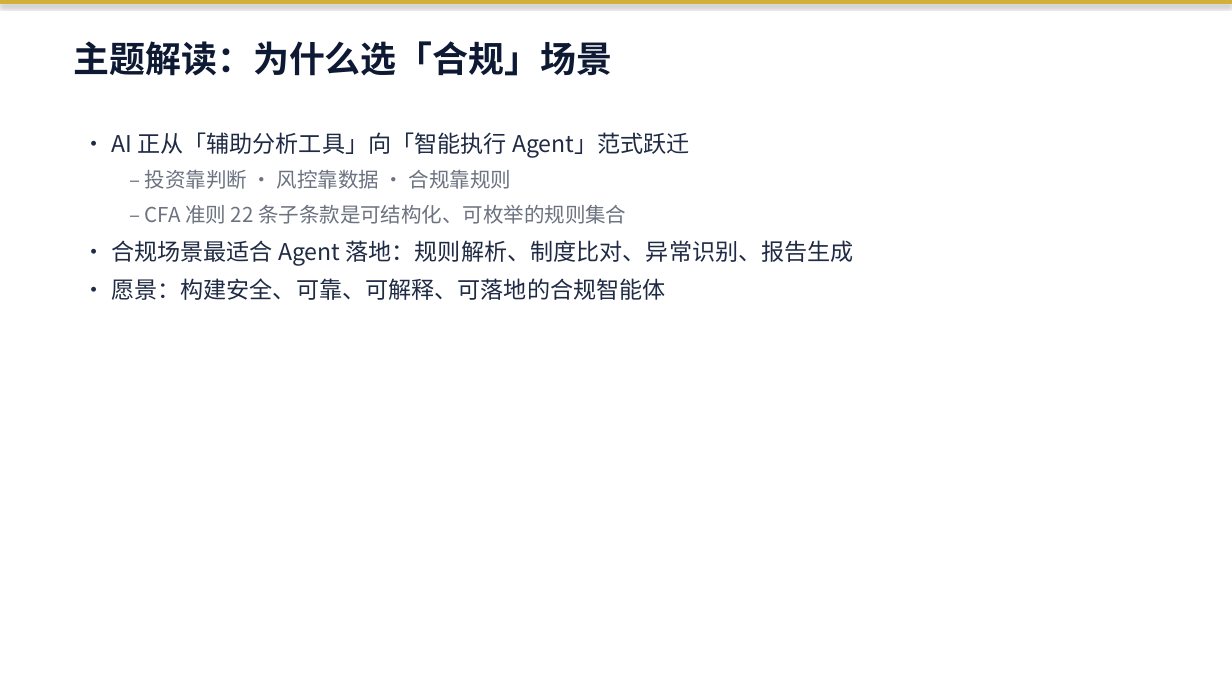
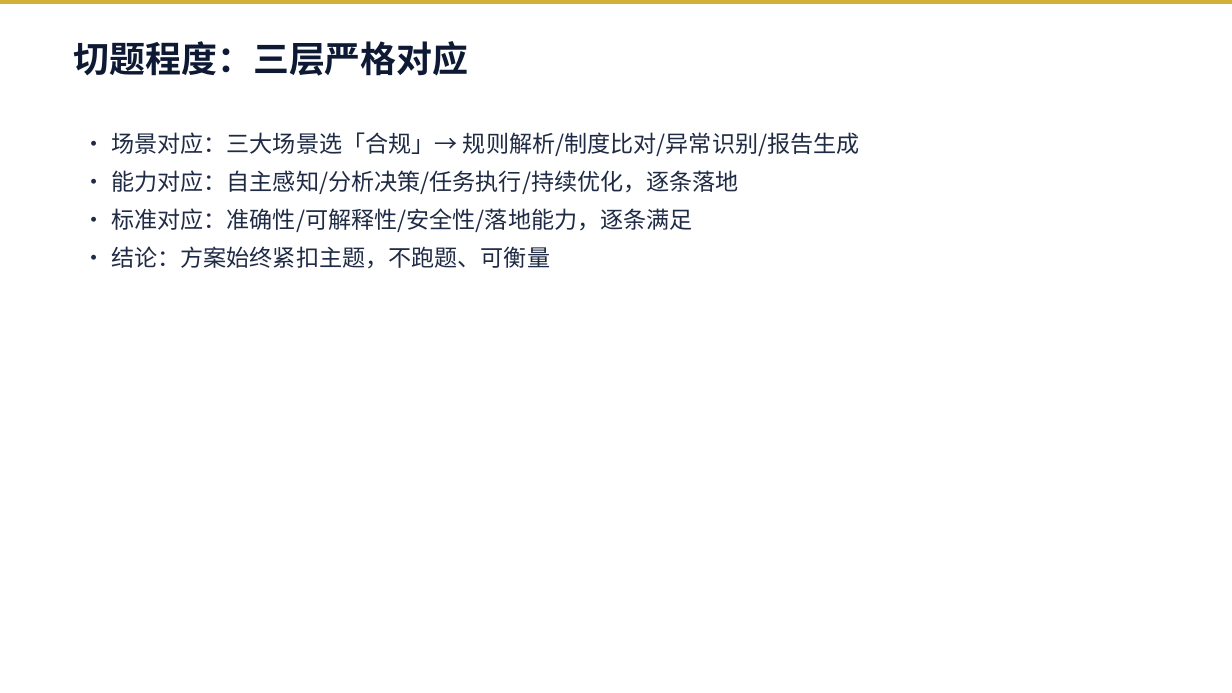
Before and after one commit to JackMA-SYSU/cfa-compliance-assistant, a slide deck: slide 4 of 商策PPT_暑假不回家队.pptx (slide 2 before the commit). Drawn at 1232x693 pixels with LibreOffice and Linux fonts; fonts in the diff are those of the drawing. Boxes give left, top, right and bottom in pixels: in the first picture for what was removed or moved away, otherwise in the second. Text is boxed around its words. In the diff, an @@ line names an element or a change of style, - is before the commit and + after.

```diff
--- a/商策PPT_暑假不回家队.pptx
+++ b/商策PPT_暑假不回家队.pptx
@@ rectangle at (x1=0, y1=0, x2=1232, y2=4): shadow off @@
@@ text at (x1=74, y1=41, x2=469, y2=76): text changed @@
-主题解读：为什么选「合规」场景
+切题程度：三层严格对应
@@ text at (x1=111, y1=132, x2=860, y2=269): text changed @@
-• AI 正从「辅助分析工具」向「智能执行 Agent」范式跃迁
-  – 投资靠判断 · 风控靠数据 · 合规靠规则
-  – CFA 准则 22 条子条款是可结构化、可枚举的规则集合
-• 合规场景最适合 Agent 落地：规则解析、制度比对、异常识别、报告生成
-• 愿景：构建安全、可靠、可解释、可落地的合规智能体
+• 场景对应：三大场景选「合规」→ 规则解析/制度比对/异常识别/报告生成
+• 能力对应：自主感知/分析决策/任务执行/持续优化，逐条落地
+• 标准对应：准确性/可解释性/安全性/落地能力，逐条满足
+• 结论：方案始终紧扣主题，不跑题、可衡量
```
Also in this commit, not shown: 10 other slides changed, 5 slides added, 2 slides removed, 2 other files.
